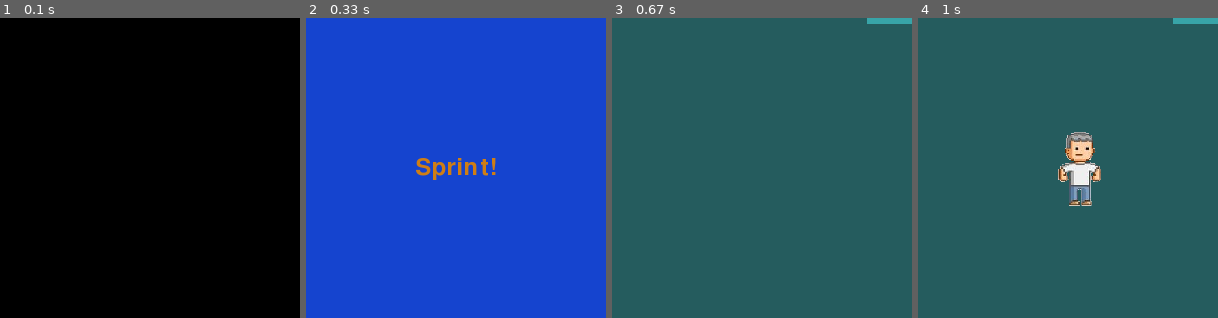
Above: before the commit, frames 1-4 (left to right).
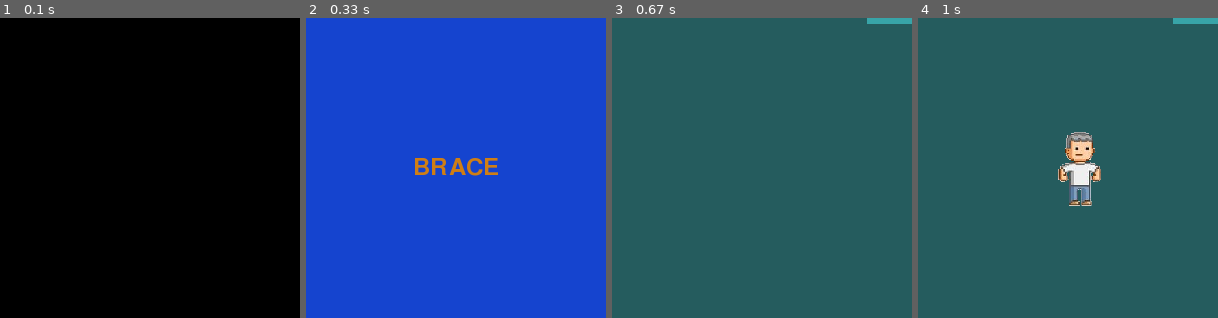
Above: after the commit, the same moments.

Repository: takanu10/pygame
Game: pygame game, started from brace.py
Two runs of this game, one before a commit and one after it. Both use one fixed random seed, a clock stepped at 60 frames per second and the inputs below.
Inputs (mouse positions are % of the whole screen's width and height, from its top left):
- Up to frame 1 (0.1 s): no input
- Up to frame 2 (0.33 s): no input
- Up to frame 3 (0.67 s): click (48, 67) at 0.38 s
- Up to frame 4 (1 s): hold Right from 0.67 s (still down)
The pictures show only the part of the screen within x 23-73%, y 8-58%; the shares and areas given below are measured in that part.

Frame 1 is identical in both runs. In frame 2, 1.0% of the frame differs, in the area x 36-64%, y 46-54%; in frame 3, nothing differs; in frame 4, nothing differs.

Commit message:
renamed game to Brace, like brace yourself for stress

Diff:
--- a/sprint.py
+++ b/brace.py
@@ -9,7 +9,7 @@
     def __init__(self):
         # Creates the window
         self.window = pygame.display.set_mode((600, 600))
-        self.title = pygame.display.set_caption("Sprint")
+        self.title = pygame.display.set_caption("Brace")
 
     def run(self):
         """Main method, manages interaction between screens"""
--- a/components/enemy.py
+++ b/components/enemy.py
@@ -20,6 +20,3 @@
         self.rect.move_ip(-self.speed, 0)
         if self.rect.right < 0:
             self.kill()
-
-    def collision():
-        pass
--- a/screens/welcome.py
+++ b/screens/welcome.py
@@ -10,7 +10,7 @@
         self.button = TextBox(
             (180, 100), "Play", color=(255,255,255), bgcolor=(207, 126, 21)
         )
-        self.title = TextBox((180,100), "Sprint!", color=(207, 126, 21), bgcolor=(21, 68, 207))
+        self.title = TextBox((180,100), "BRACE", color=(207, 126, 21), bgcolor=(21, 68, 207))
         # self.button1 = TextBox(
         #     (200, 100), "Quit", color=(255, 255, 255), bgcolor=(0, 0, 0)
         # )
